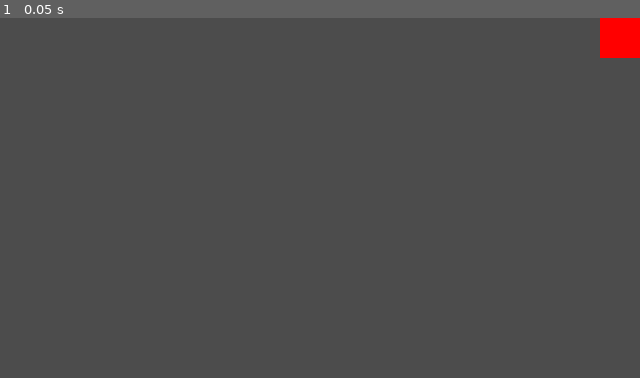
Above: before the commit, frame 1.
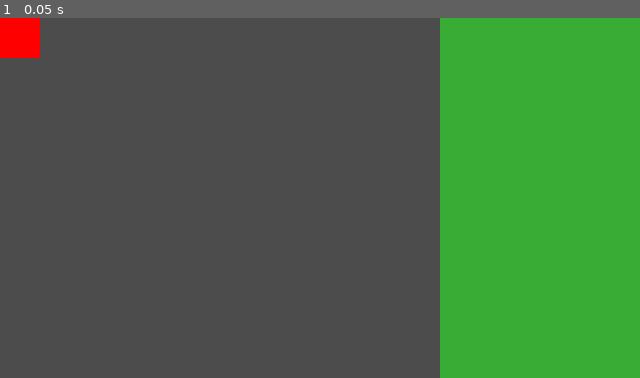
Above: after the commit, the same moment.

Repository: Eb3r-r00t/Geo2D
Game: Godot game, scene res://MainScene/Scene.tscn
Two runs of this game, one before a commit and one after it. Both use one fixed random seed, a clock stepped at 60 frames per second and the inputs below.
Inputs:
- Up to frame 1 (0.05 s): no input

The runs differ from the first frame. In frame 1, 32% of the frame differs, in the area x 0-100%, y 0-100%.

Commit message:
ui inspector

Diff:
--- a/MainScene/Scene.tscn
+++ b/MainScene/Scene.tscn
@@ -1,8 +1,10 @@
-[gd_scene load_steps=2 format=2]
+[gd_scene load_steps=3 format=2]
 
-[ext_resource path="res://Scripts/Draw.gd" type="Script" id=1]
+[ext_resource path="res://Prefabs/Shapes/Rectangle.tscn" type="PackedScene" id=1]
+[ext_resource path="res://Prefabs/GUI/Inspector.tscn" type="PackedScene" id=2]
 
 [node name="Node2D" type="Node2D"]
 
-[node name="Draw" type="Node2D" parent="."]
-script = ExtResource( 1 )
+[node name="Rectangle" parent="." instance=ExtResource( 1 )]
+
+[node name="Inspector" parent="." instance=ExtResource( 2 )]
--- /dev/null
+++ b/Prefabs/GUI/Inspector.tscn
@@ -0,0 +1,17 @@
+[gd_scene format=2]
+
+[node name="Inspector" type="Control"]
+margin_left = 220.0
+margin_right = 320.0
+margin_bottom = 180.0
+__meta__ = {
+"_edit_use_anchors_": false
+}
+
+[node name="ColorRect" type="ColorRect" parent="."]
+anchor_right = 1.0
+anchor_bottom = 1.0
+color = Color( 0.223529, 0.678431, 0.207843, 1 )
+__meta__ = {
+"_edit_use_anchors_": false
+}
--- a/Prefabs/Shapes/Rectangle.tscn
+++ b/Prefabs/Shapes/Rectangle.tscn
@@ -1,6 +1,6 @@
 [gd_scene load_steps=2 format=2]
 
-[ext_resource path="res://Scripts/Draw.gd" type="Script" id=1]
+[ext_resource path="res://Scripts/RectangleClass.gd" type="Script" id=1]
 
 [node name="Rectangle" type="Node2D"]
 script = ExtResource( 1 )
--- a/Scripts/Draw.gd
+++ /dev/null
@@ -1,17 +0,0 @@
-extends Node2D
-
-var ball_position = Vector2(300,0)
-
-func _ready():
-	pass
-
-func _draw():
-	#draw_circle(ball_position, 20.0, Color(1,0,0))
-	draw_rect(Rect2(ball_position, Vector2(20,20)), Color(1,0,0), true, 1.0, false)
-
-func _process(delta):
-	update()
-	#move()
-
-func move():
-	ball_position += Vector2(1,0)
--- /dev/null
+++ b/Scripts/RectangleClass.gd
@@ -0,0 +1,18 @@
+extends Node2D
+
+var rect_x = 0
+var rect_y = 0
+var rect_size_x = 20
+var rect_size_y = 20
+var color = Color(1,0,0)
+var rect_coordinates = Vector2(rect_x,rect_y)
+var rect_size = Vector2(rect_size_x,rect_size_y)
+
+func _ready():
+	pass
+
+func _process(delta):
+	update()
+
+func _draw():
+		draw_rect (Rect2(rect_coordinates,rect_size),color,true, 1.0,false)
